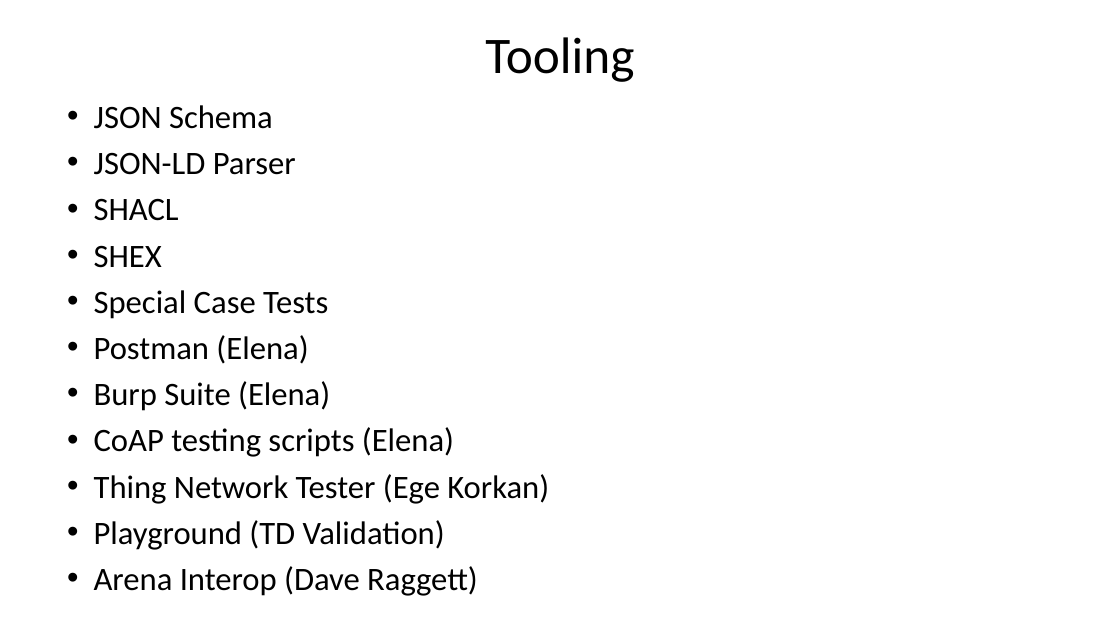
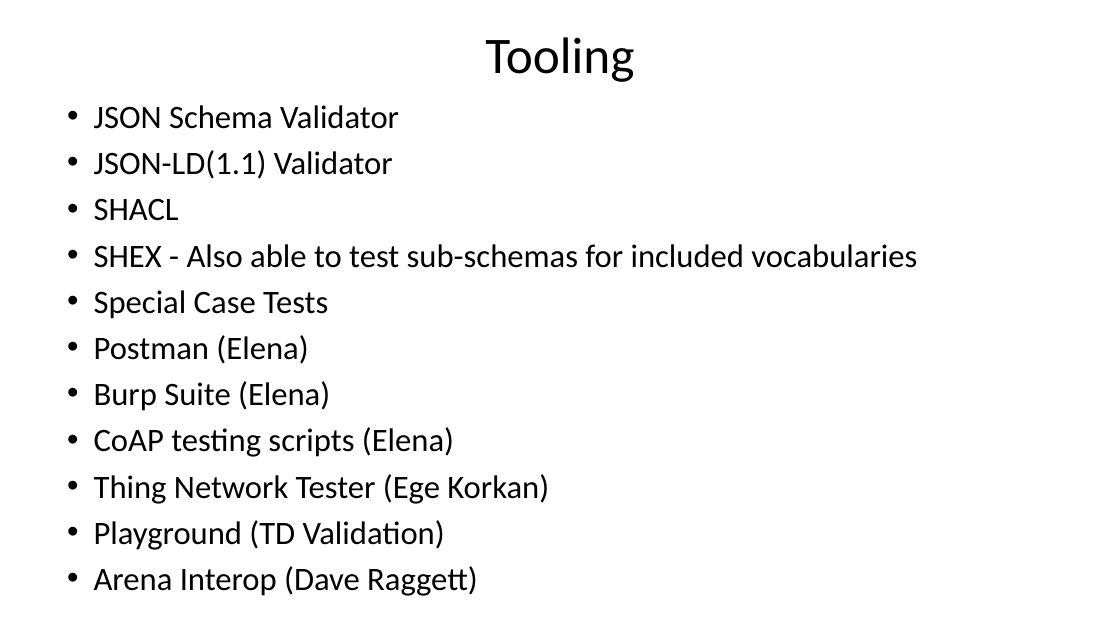
Before and after one commit to w3c/wot, a slide deck: slide 8 of testing/wot-test-plan-tpac-10-2018.pptx. Drawn at 1120x630 pixels with LibreOffice and Linux fonts; fonts in the diff are those of the drawing. Boxes give left, top, right and bottom in pixels: in the first picture for what was removed or moved away, otherwise in the second. Text is boxed around its words. In the diff, an @@ line names an element or a change of style, - is before the commit and + after.

```diff
--- a/testing/wot-test-plan-tpac-10-2018.pptx
+++ b/testing/wot-test-plan-tpac-10-2018.pptx
@@ text at <box>94,105,399,179</box>: text changed @@
-• JSON Schema
-• JSON-LD Parser
+• JSON Schema Validator
+• JSON-LD(1.1) Validator
@@ text at <box>94,244,917,268</box>: text changed @@
-• SHEX
+• SHEX - Also able to test sub-schemas for included vocabularies
```
Also in this commit, not shown: 1 other slide changed, 2 slides added, 1 slide removed.
